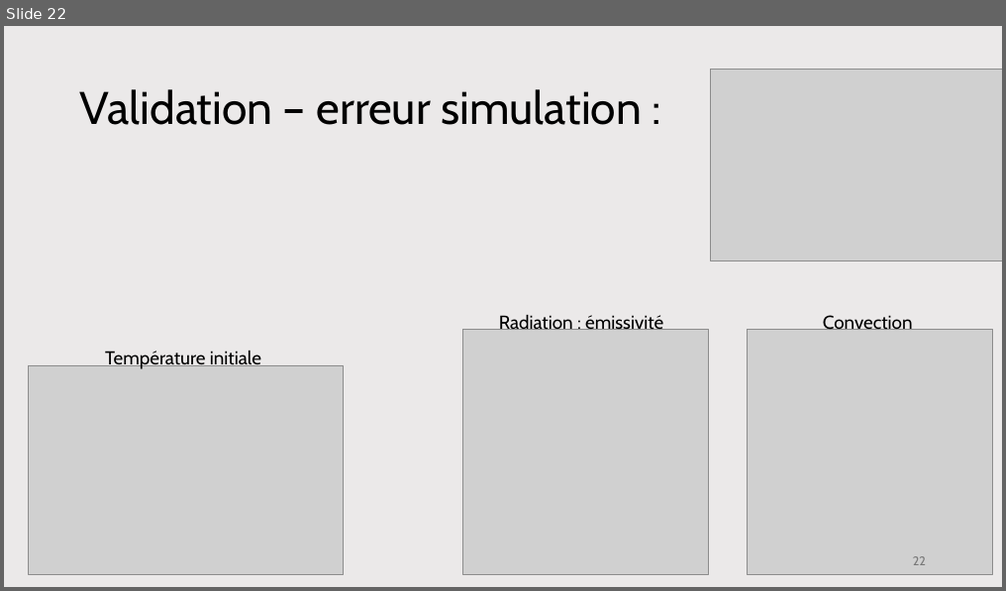
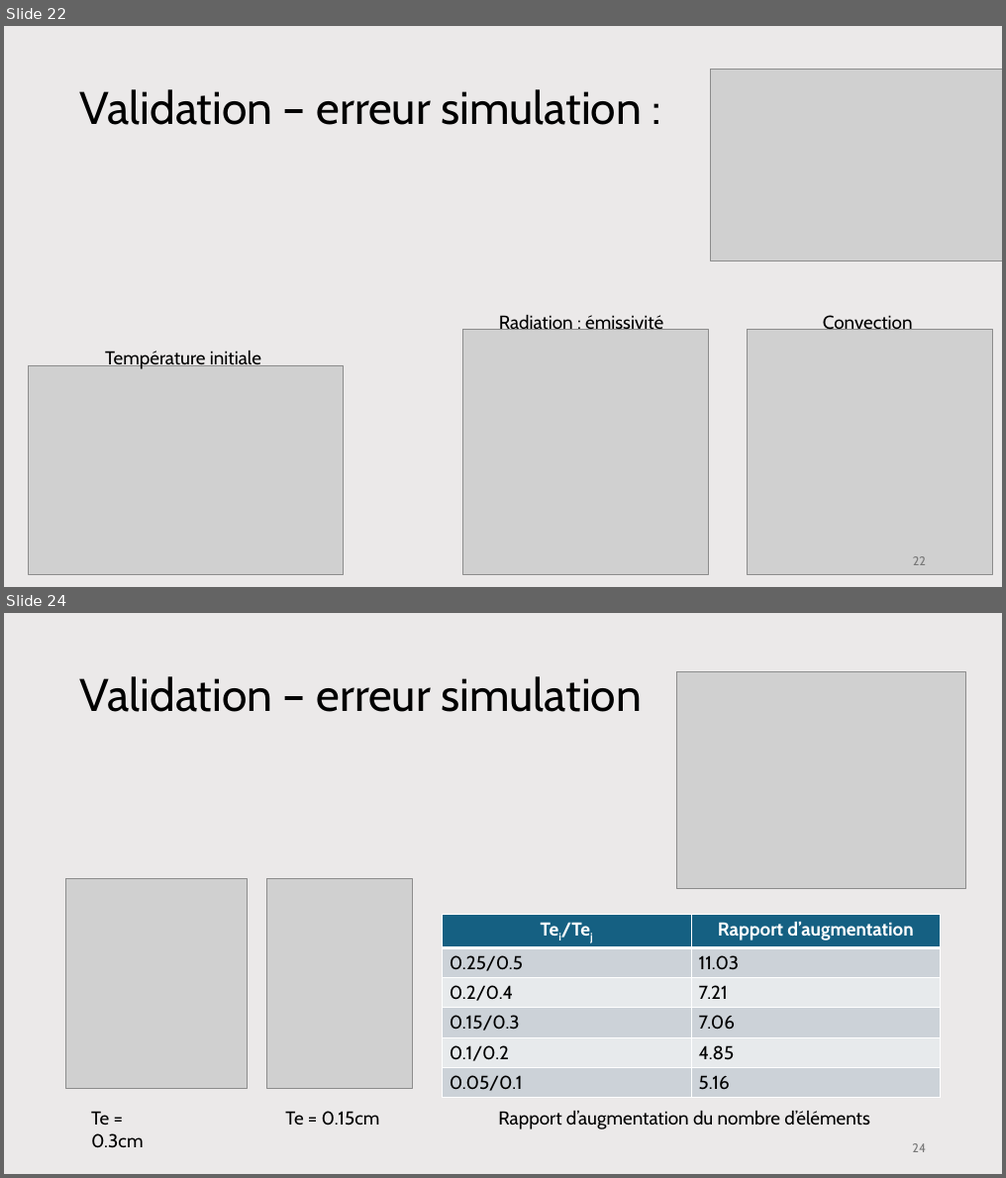
Before and after one commit to antoine-pt/MEC8211, a slide deck: projet_final/projet_final/MEC8211-Projet-final-Presentation.pptx. Shown one above the other, each under a label of ours: slide 22 before the commit, slides 22 and 24 after it; the slides between them are not shown. The pictures are 1006x591 and 1006x1178 pixels, drawn with LibreOffice and Linux fonts; fonts in the diff are those of the drawing; grey boxes stand for pictures. Boxes give left, top, right and bottom in pixels: in the first picture for what was removed or moved away, otherwise in the second. Text is boxed around its words. In the diff, an @@ line names an element or a change of style, - is before the commit and + after.

```diff
--- a/projet_final/projet_final/MEC8211-Projet-final-Presentation.pptx
+++ b/projet_final/projet_final/MEC8211-Projet-final-Presentation.pptx
@@ slide 24 added at (4,613,1002,1174), background #EBE9E9 @@
@@ title added at (80,676,642,712), 44 pt, text #000000 @@
+Validation – erreur simulation
@@ picture added at (676,672,966,889) @@
@@ picture added at (65,878,248,1088) @@
@@ picture added at (266,878,413,1088) @@
@@ table added at (442,915,941,1095), 6 rows, 2 columns @@
+Tei/Tej | Rapport d’augmentation
+0.25/0.5 | 11.03
+0.2/0.4 | 7.21
+0.15/0.3 | 7.06
+0.1/0.2 | 4.85
+0.05/0.1 | 5.16
@@ text added at (91,1111,143,1149), 18 pt, text #000000 @@
+Te = 0.3cm
@@ text added at (285,1111,380,1126), 18 pt, text #000000 @@
+Te = 0.15cm
@@ text added at (498,1111,870,1130), 18 pt, text #000000 @@
+Rapport d’augmentation du nombre d’éléments
@@ page number added at (912,1144,926,1153), 12 pt, text #797979 @@
+24
```
Also in this commit, not shown: 1 slide changed.
